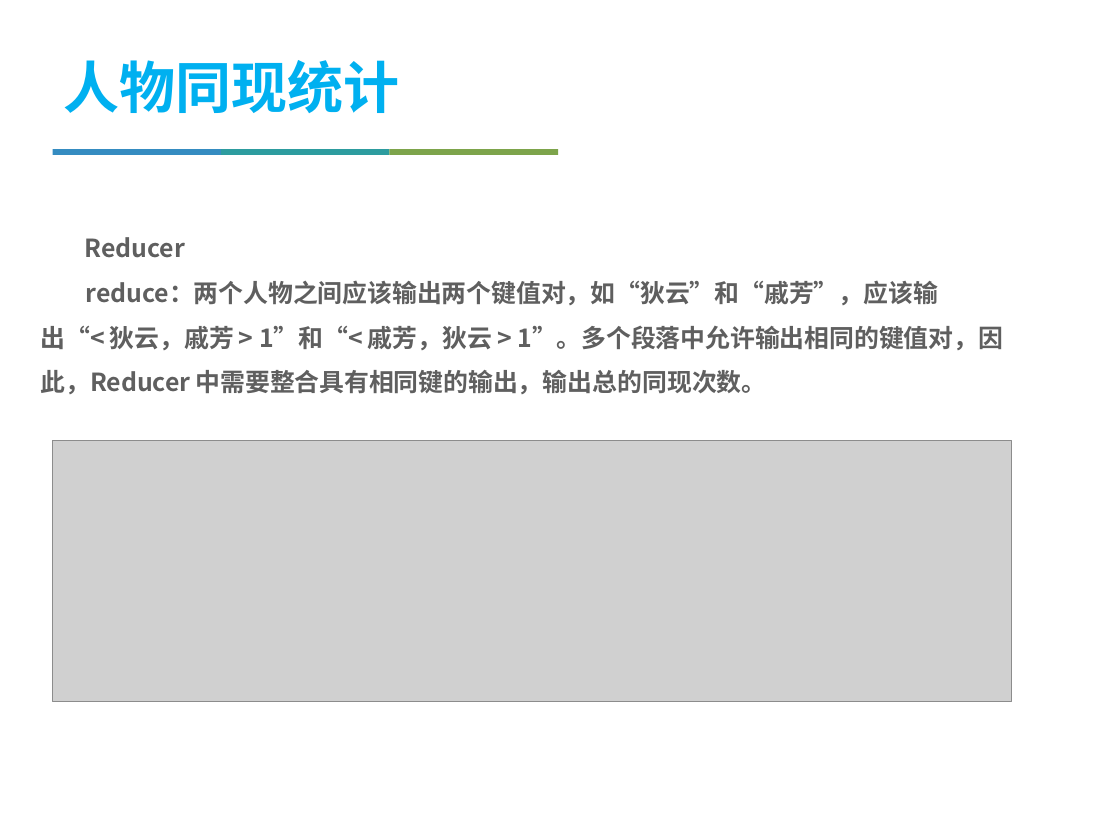
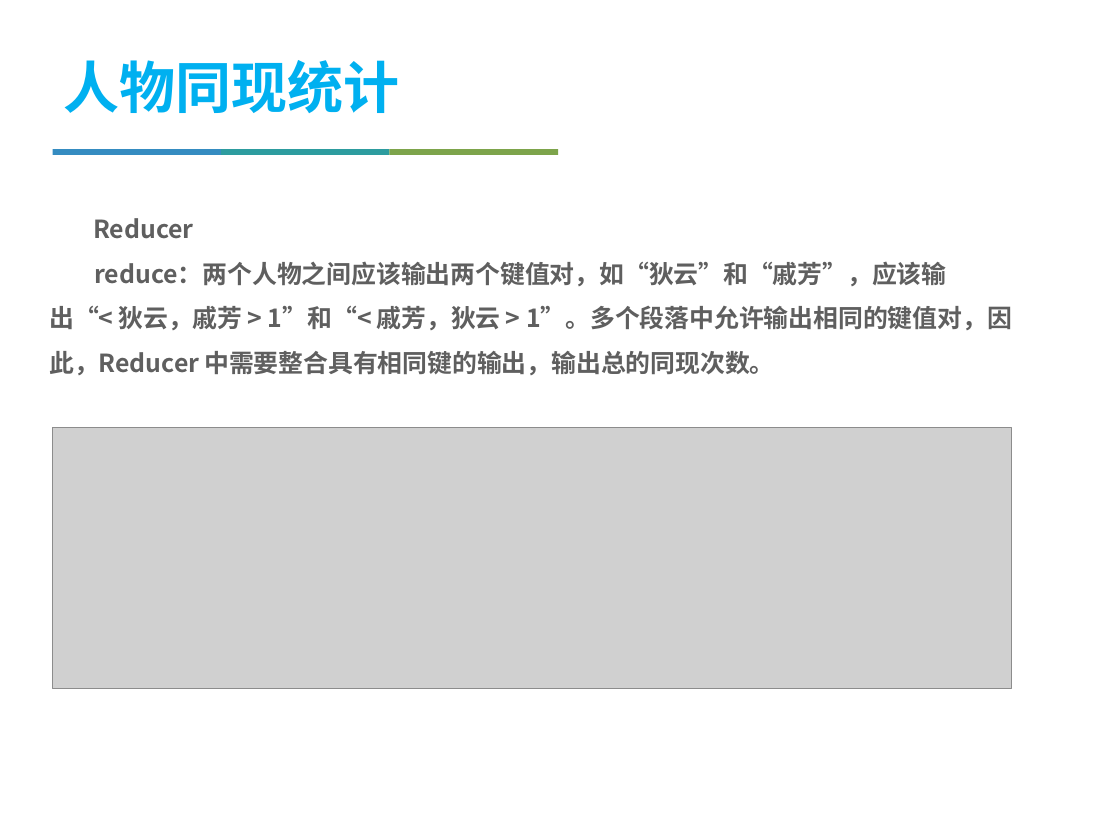
Before and after one commit to jiyizheng/bigdata, a slide deck: slide 12 of mp.pptx. Drawn at 1120x840 pixels with LibreOffice and Linux fonts; fonts in the diff are those of the drawing; grey boxes stand for pictures; background and template pictures are left out. Boxes give left, top, right and bottom in pixels: in the first picture for what was removed or moved away, otherwise in the second. Text is boxed around its words. In the diff, an @@ line names an element or a change of style, - is before the commit and + after.

```diff
--- a/mp.pptx
+++ b/mp.pptx
@@ text "Reducer" moved from (x1=41, y1=237, x2=1003, y2=394) to (x1=49, y1=218, x2=1012, y2=375) @@
@@ picture moved from (x1=53, y1=440, x2=1011, y2=701) to (x1=53, y1=427, x2=1011, y2=688) @@
```
Also in this commit, not shown: 8 other slides changed, 7 slides added, 10 slides removed, 2 other files.
